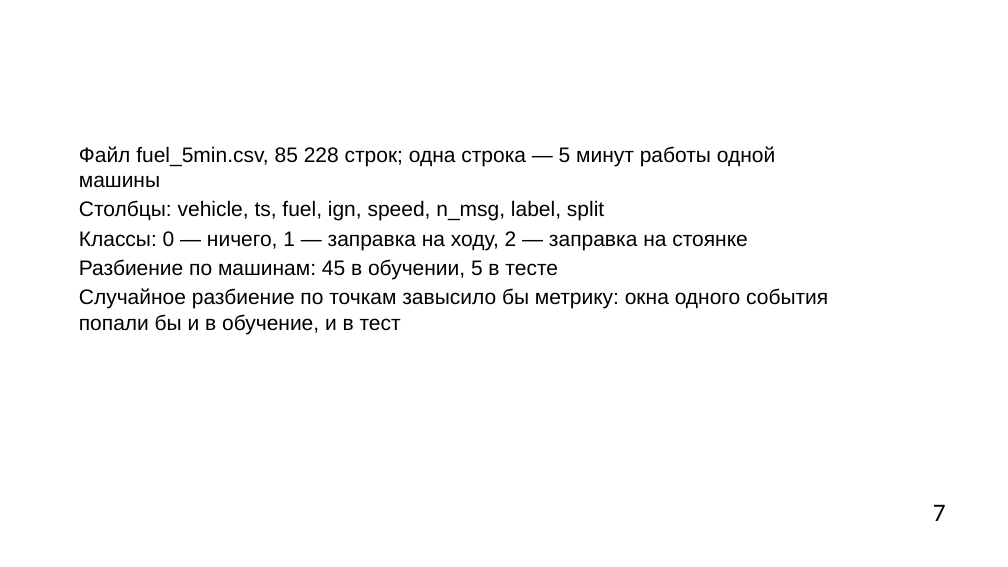
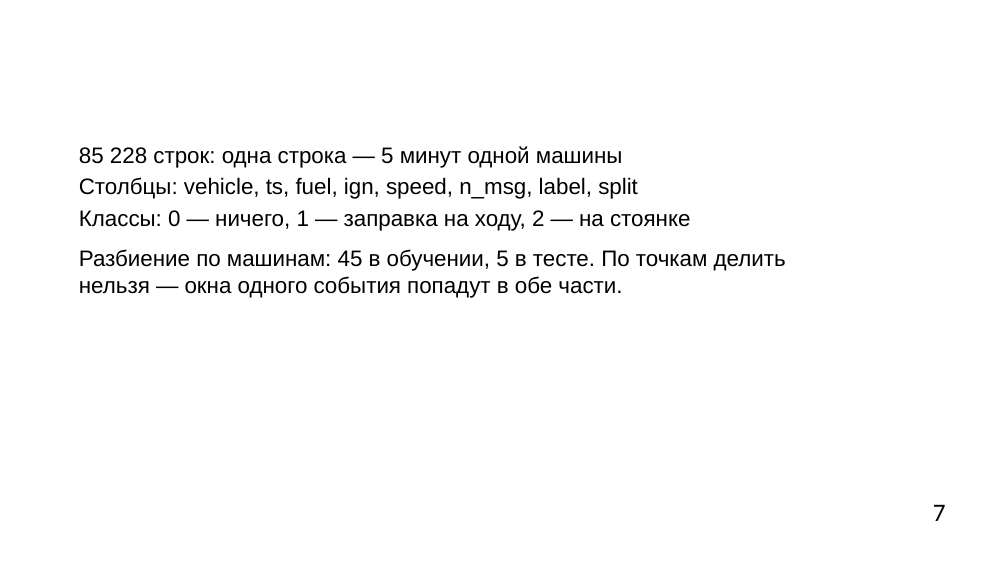
Before and after one commit to hehehelp123/fuel-refuel-lab, a slide deck: slide 7 of Лаба_заправки.pptx. Drawn at 1008x567 pixels with LibreOffice and Linux fonts; fonts in the diff are those of the drawing; background and template pictures are left out. Boxes give left, top, right and bottom in pixels: in the first picture for what was removed or moved away, otherwise in the second. Text is boxed around its words. In the diff, an @@ line names an element or a change of style, - is before the commit and + after.

```diff
--- a/Лаба_заправки.pptx
+++ b/Лаба_заправки.pptx
@@ text at (79,146,623,168): text changed; size 15 to 16 pt @@
-Файл fuel_5min.csv, 85 228 строк; одна строка — 5 минут работы одной машины
+85 228 строк: одна строка — 5 минут одной машины
@@ text at (79,177,638,199): size 15 to 16 pt in "Столбцы: vehicle, ts, fuel, ign, speed, n_msg, ..." @@
@@ text at (79,210,786,298): text changed; size 15 to 16 pt @@
-Классы: 0 — ничего, 1 — заправка на ходу, 2 — заправка на стоянке
-Разбиение по машинам: 45 в обучении, 5 в тесте
-Случайное разбиение по точкам завысило бы метрику: окна одного события попали бы и в обучение, и в тест
+Классы: 0 — ничего, 1 — заправка на ходу, 2 — на стоянке
+Разбиение по машинам: 45 в обучении, 5 в тесте. По точкам делить нельзя — окна одного события попадут в обе части.
```
Also in this commit, not shown: 14 other slides changed, 1 slide added, 1 slide removed, 6 other files.
